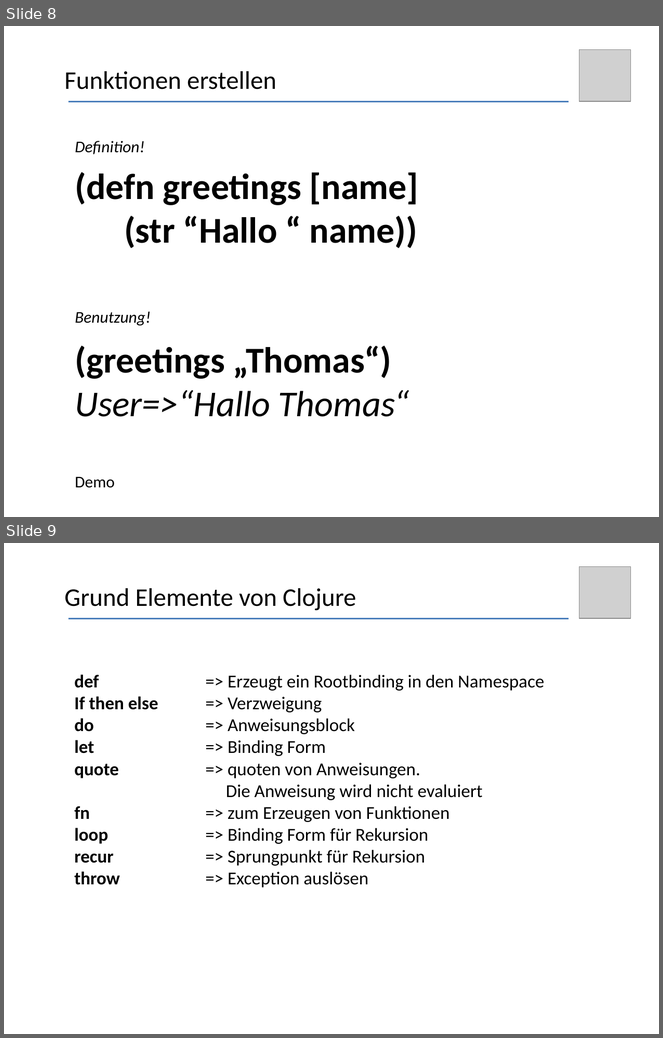
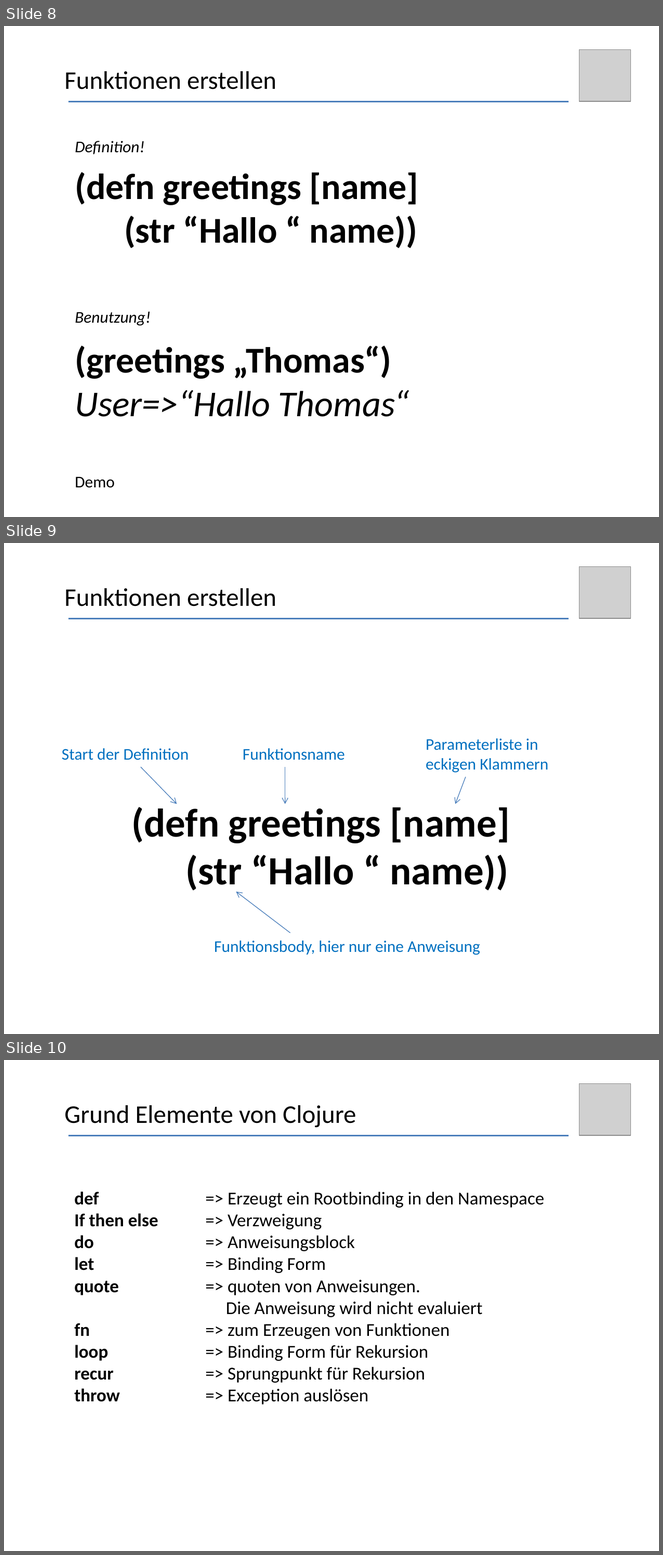
Before and after one commit to thomasschulte/ClojureUsergroupDemo, a slide deck: Clojure Vortrag .NET User Group.pptx. Shown one above the other, each under a label of ours: slides 8 and 9 before the commit, slides 8, 9 and 10 after it. The pictures are 663x1038 and 663x1555 pixels, drawn with LibreOffice and Linux fonts; fonts in the diff are those of the drawing; grey boxes stand for pictures. Boxes give left, top, right and bottom in pixels: in the first picture for what was removed or moved away, otherwise in the second. Text is boxed around its words. In the diff, an @@ line names an element or a change of style, - is before the commit and + after.

```diff
--- a/Clojure Vortrag .NET User Group.pptx
+++ b/Clojure Vortrag .NET User Group.pptx
@@ slide 9 added at (x1=4, y1=543, x2=659, y2=1034), background #FFFFFF @@
@@ picture added at (x1=579, y1=566, x2=631, y2=618) @@
@@ text added at (x1=64, y1=588, x2=276, y2=606), 28 pt, text #000000 @@
+Funktionen erstellen
@@ line added from (68, 618) to (569, 618), #4B7EBC 1.75 pt @@
@@ text added at (x1=426, y1=739, x2=548, y2=773), 18 pt, text #0070C0 @@
+Parameterliste in eckigen Klammern
@@ text added at (x1=62, y1=748, x2=189, y2=760), 18 pt, text #0070C0 @@
+Start der Definition
@@ text added at (x1=243, y1=748, x2=345, y2=760), 18 pt, text #0070C0 @@
+Funktionsname
@@ arrow added from (141, 767) to (177, 805), #4B7EBC 0.75 pt @@
@@ arrow added from (285, 767) to (285, 805), #4B7EBC 0.75 pt @@
@@ arrow added from (466, 777) to (455, 805), #4B7EBC 0.75 pt @@
@@ text added at (x1=131, y1=804, x2=510, y2=895), 44 pt, text #000000, bold @@
+(defn greetings [name]
+(str “Hallo “ name))
@@ arrow added from (291, 933) to (236, 891), #4B7EBC 0.75 pt @@
@@ text added at (x1=214, y1=941, x2=480, y2=955), 18 pt, text #0070C0 @@
+Funktionsbody, hier nur eine Anweisung
@@ what was slide 9 is now slide 10 @@
```
Also in this commit, not shown: 1 slide changed, 1 other file.
